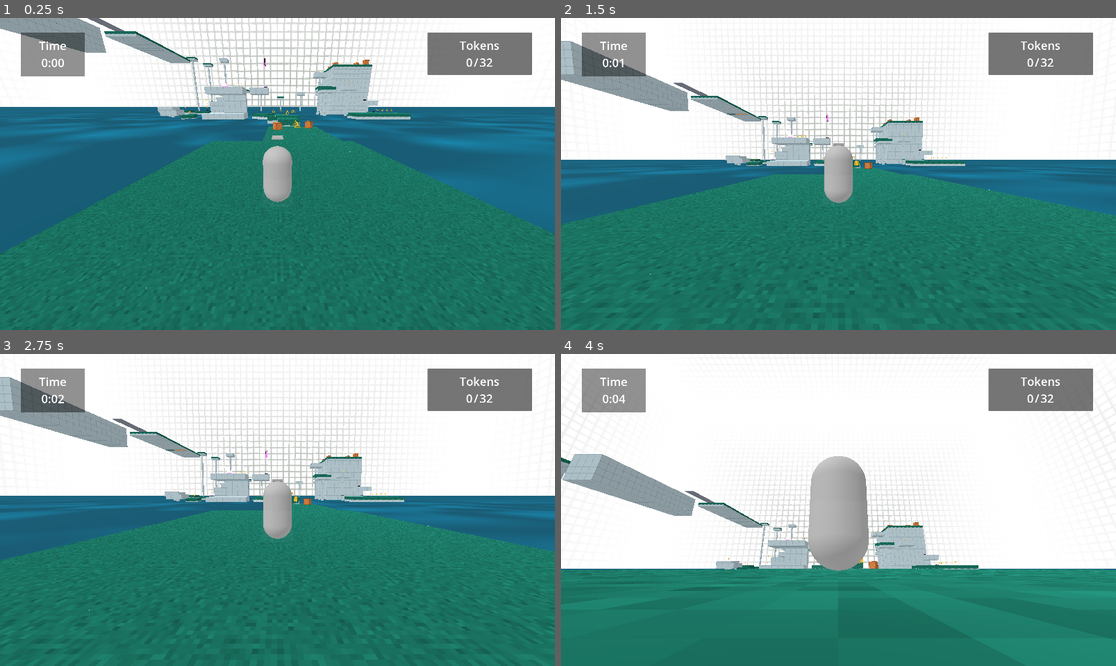
Above: before the commit, frames 1-4 (two rows, left to right).
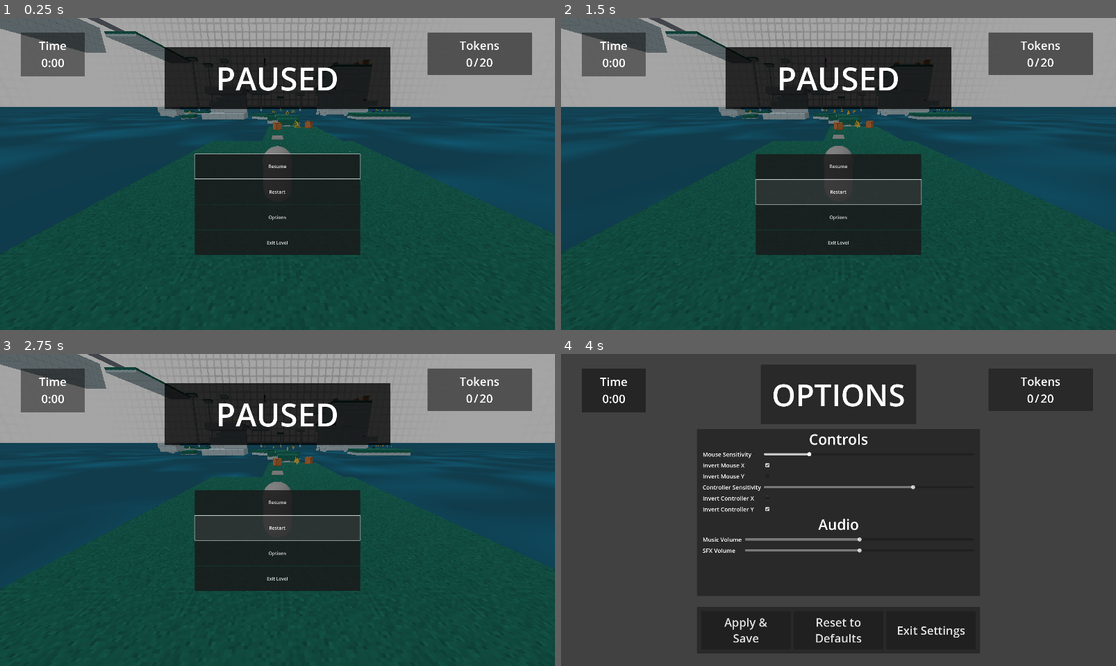
Above: after the commit, the same moments.

Repository: Nigel-Karunaratne/3DPlatformer_Godot4
Game: Godot game, scene res://level_scenes/monument1.tscn
The game is run twice, just before and just after one commit, with the same random seed, the same clock (stepped at 60 frames per second) and the same inputs. The project has no main scene, so this scene is started directly.
Inputs (mouse positions are in pixels of both pictures, inside the frame that each line leads up to):
- Up to frame 1 (0.25 s): no input
- Up to frame 2 (1.5 s): click (838, 192) at 0.5 s, where only the run after the commit has a clickable "Restart"; click (838, 192) at 1.25 s, where only the run after the commit has a clickable "Restart"
- Up to frame 3 (2.75 s): click (277, 528) at 2 s, where only the run after the commit has a clickable "Restart"
- Up to frame 4 (4 s): click (838, 503) at 2.75 s, where only the run after the commit has a clickable "Resume"; click (838, 553) at 3.5 s, where only the run after the commit has a clickable "Options"

The runs differ from the first frame. In frame 1, 99% of the frame differs, in the area x 0-100%, y 0-100%; in frame 2, 97%; in frame 3, 97%; in frame 4, 99%.
Error after the commit: Parse Error: Identifier "FadeHolder" not declared in the current scope. (res://scripts/game_manager.gd:183)

Commit message:
Add Global Fade UI

Diff:
--- a/project.godot
+++ b/project.godot
@@ -19,6 +19,7 @@
 UserSettings="*res://scripts/user_settings.gd"
 GameDataManager="*res://scripts/game_data_manager.gd"
 LevelPaths="*res://scripts/level_paths.gd"
+GlobalFade="*res://scripts/fade_holder.gd"
 
 [display]
 
--- /dev/null
+++ b/scripts/fade_holder.gd
@@ -0,0 +1,22 @@
+extends Node
+
+var _ui = preload("res://ui_controls/fade_ui.tscn")
+var _instance
+var _anim : AnimationPlayer
+var _faded_in := false
+
+# Called when the node enters the scene tree for the first time.
+func _ready():
+	_instance = _ui.instantiate()
+	add_child(_instance)
+	_anim = _instance.get_child("AnimationPlayer") as AnimationPlayer
+	_anim.play("RESET")
+	pass
+
+func fade_in():
+	if not _faded_in:
+		_anim.play("fade_in")
+
+func fade_out():
+	if _faded_in:
+		_anim.play("fade_out")
--- a/scripts/game_manager.gd
+++ b/scripts/game_manager.gd
@@ -180,7 +180,7 @@
 	await get_tree().create_timer(5).timeout
 
 	# FTB UI Transition
-	game_ui.find_child("AnimationPlayer").play("fade_out")
+	FadeHolder.fade_in()
 	# TODO - Switch to main menu
 	var main_menu : Resource
 	if ResourceLoader.load_threaded_get_status(LevelPaths.LEVEL_SELECT_SCENE) == ResourceLoader.THREAD_LOAD_LOADED:
--- /dev/null
+++ b/ui_controls/fade_ui.tscn
@@ -0,0 +1,110 @@
+[gd_scene load_steps=6 format=3 uid="uid://bka61mlbvao3f"]
+
+[sub_resource type="StyleBoxFlat" id="StyleBoxFlat_b8oue"]
+bg_color = Color(0.298039, 0.258824, 0.329412, 1)
+
+[sub_resource type="Animation" id="Animation_iluwn"]
+resource_name = "fade_in"
+length = 0.5
+tracks/0/type = "bezier"
+tracks/0/imported = false
+tracks/0/enabled = true
+tracks/0/path = NodePath("PanelContainer:scale:x")
+tracks/0/interp = 1
+tracks/0/loop_wrap = true
+tracks/0/keys = {
+"handle_modes": PackedInt32Array(0, 0),
+"points": PackedFloat32Array(1, -0.25, 0, 0.25, 0, 1, -0.25, 0, 0.25, 0),
+"times": PackedFloat32Array(0, 0.3)
+}
+tracks/1/type = "bezier"
+tracks/1/imported = false
+tracks/1/enabled = true
+tracks/1/path = NodePath("PanelContainer:scale:y")
+tracks/1/interp = 1
+tracks/1/loop_wrap = true
+tracks/1/keys = {
+"handle_modes": PackedInt32Array(0, 0),
+"points": PackedFloat32Array(1e-05, -0.25, 0, 0.25, 0, 1, -0.25, 0, 0.25, 0),
+"times": PackedFloat32Array(0, 0.3)
+}
+
+[sub_resource type="Animation" id="Animation_ahvwa"]
+length = 0.001
+tracks/0/type = "bezier"
+tracks/0/imported = false
+tracks/0/enabled = true
+tracks/0/path = NodePath("PanelContainer:scale:x")
+tracks/0/interp = 1
+tracks/0/loop_wrap = true
+tracks/0/keys = {
+"handle_modes": PackedInt32Array(0),
+"points": PackedFloat32Array(1, -0.25, 0, 0.25, 0),
+"times": PackedFloat32Array(0)
+}
+tracks/1/type = "bezier"
+tracks/1/imported = false
+tracks/1/enabled = true
+tracks/1/path = NodePath("PanelContainer:scale:y")
+tracks/1/interp = 1
+tracks/1/loop_wrap = true
+tracks/1/keys = {
+"handle_modes": PackedInt32Array(0),
+"points": PackedFloat32Array(1e-05, -0.25, 0, 0.25, 0),
+"times": PackedFloat32Array(0)
+}
+
+[sub_resource type="Animation" id="Animation_hmdmc"]
+resource_name = "fade_out"
+tracks/0/type = "bezier"
+tracks/0/imported = false
+tracks/0/enabled = true
+tracks/0/path = NodePath("PanelContainer:scale:x")
+tracks/0/interp = 1
+tracks/0/loop_wrap = true
+tracks/0/keys = {
+"handle_modes": PackedInt32Array(0, 0),
+"points": PackedFloat32Array(1, -0.25, 0, 0.25, 0, 1, -0.25, 0, 0.25, 0),
+"times": PackedFloat32Array(0, 0.3)
+}
+tracks/1/type = "bezier"
+tracks/1/imported = false
+tracks/1/enabled = true
+tracks/1/path = NodePath("PanelContainer:scale:y")
+tracks/1/interp = 1
+tracks/1/loop_wrap = true
+tracks/1/keys = {
+"handle_modes": PackedInt32Array(0, 0),
+"points": PackedFloat32Array(1, -0.25, 0, 0.25, 0, 1e-05, -0.25, 0, 0.25, 0),
+"times": PackedFloat32Array(0, 0.3)
+}
+
+[sub_resource type="AnimationLibrary" id="AnimationLibrary_ea2hl"]
+_data = {
+"RESET": SubResource("Animation_ahvwa"),
+"fade_in": SubResource("Animation_iluwn"),
+"fade_out": SubResource("Animation_hmdmc")
+}
+
+[node name="FadeUI" type="Control"]
+layout_mode = 3
+anchors_preset = 15
+anchor_right = 1.0
+anchor_bottom = 1.0
+grow_horizontal = 2
+grow_vertical = 2
+
+[node name="PanelContainer" type="PanelContainer" parent="."]
+layout_mode = 1
+anchors_preset = 15
+anchor_right = 1.0
+anchor_bottom = 1.0
+grow_horizontal = 2
+grow_vertical = 2
+scale = Vector2(1, 1e-05)
+theme_override_styles/panel = SubResource("StyleBoxFlat_b8oue")
+
+[node name="AnimationPlayer" type="AnimationPlayer" parent="."]
+libraries = {
+"": SubResource("AnimationLibrary_ea2hl")
+}
